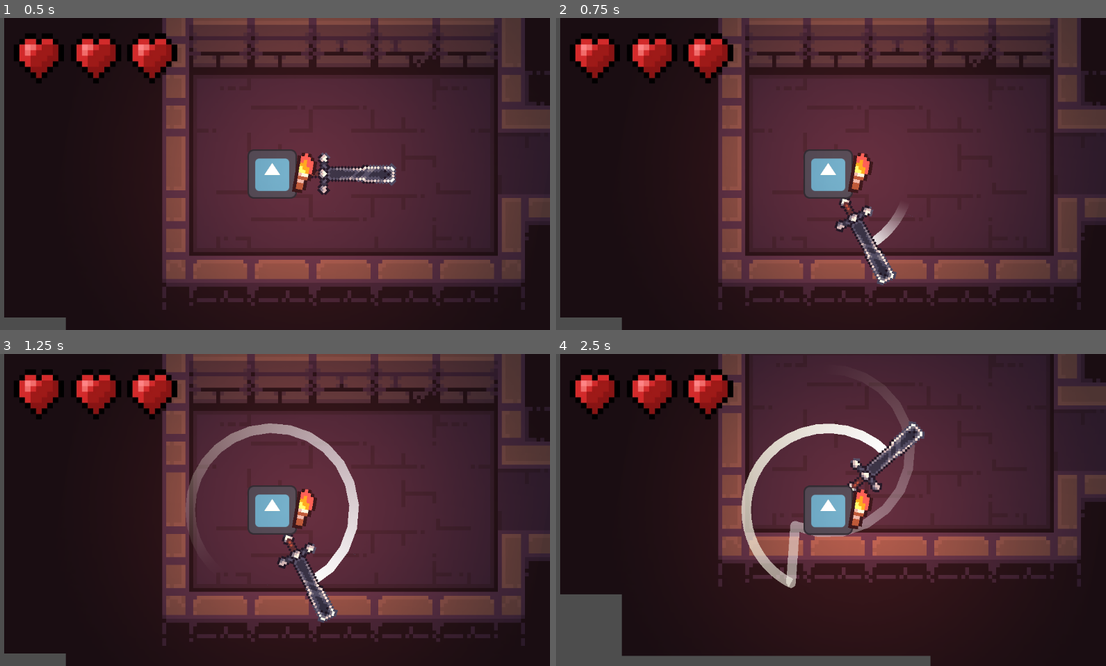
Above: before the commit, frames 1-4 (two rows, left to right).
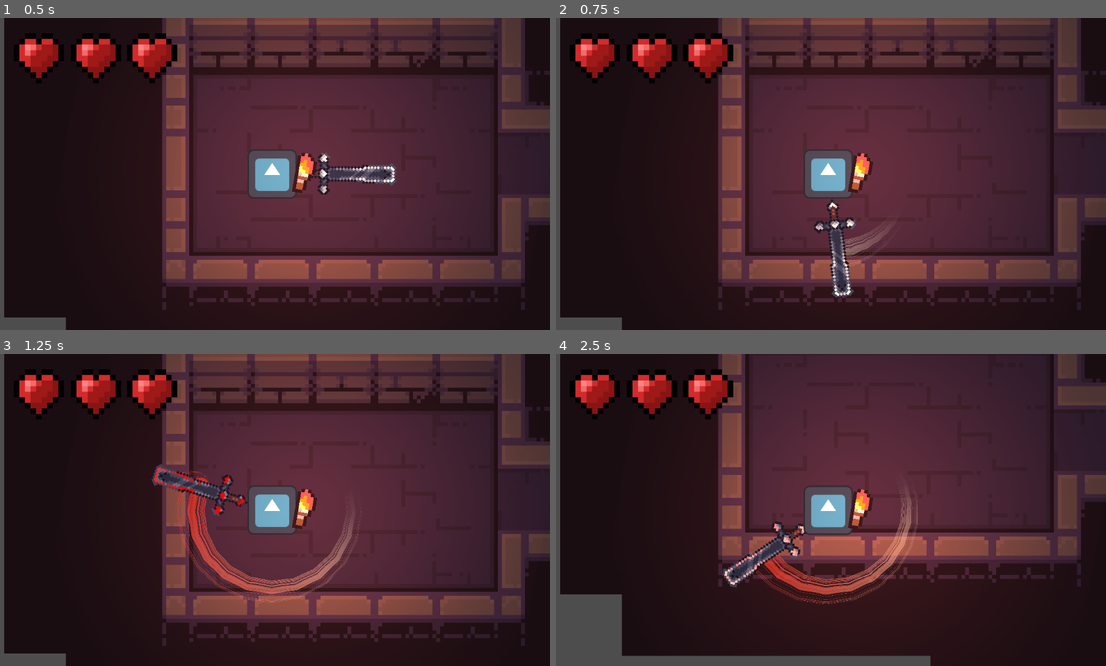
Above: after the commit, the same moments.

Repository: h3ythat/Dungeon-Crawler-Godot-Project2
Game: Godot game, scene res://scene_prototype.tscn
Two runs of this game, one before a commit and one after it. Both use one fixed random seed, a clock stepped at 60 frames per second and the inputs below. The engine's default icon, where the game draws it, is replaced by a stand-in: a white triangle on a blue panel in a dark square.
Inputs:
- Up to frame 1 (0.5 s): no input
- Up to frame 2 (0.75 s): tap Enter at 0.5 s; hold X (rotate_sword_right) from 0.53 s (still down)
- Up to frame 3 (1.25 s): keep holding X (rotate_sword_right)
- Up to frame 4 (2.5 s): release X (rotate_sword_right) at 1.28 s; hold S (Down_Movement) 1.28-2.03 s; hold X (rotate_sword_right) from 2.03 s (still down)

Frame 1 is identical in both runs. In frame 2, 2.1% of the frame differs, in the area x 46-64%, y 57-90%; in frame 3, 5.3%; in frame 4, 5.9%, in the area x 30-68%, y 12-81%.

Commit message:
major update to slash graphics

Diff:
--- a/Player.tscn
+++ b/Player.tscn
@@ -1,12 +1,13 @@
-[gd_scene load_steps=9 format=3 uid="uid://l4mo8lp0e35"]
+[gd_scene load_steps=10 format=3 uid="uid://l4mo8lp0e35"]
 
 [ext_resource type="Texture2D" uid="uid://dp22lios3ma36" path="res://icon.svg" id="1_xhfnw"]
 [ext_resource type="Script" uid="uid://ukheydspwrxd" path="res://sword_script.gd" id="2_dtqjt"]
 [ext_resource type="Script" uid="uid://faorlaxwnvpd" path="res://playermovement.gd" id="2_kpjcp"]
+[ext_resource type="Material" uid="uid://bgi8nw33o2qvc" path="res://weapon_charged_shader.tres" id="3_5ncpa"]
 [ext_resource type="Texture2D" uid="uid://v70g1qkyq3yb" path="res://2D Pixel Dungeon Asset Pack/character and tileset/Dungeon_Tileset.png" id="3_e80uo"]
 [ext_resource type="Texture2D" uid="uid://d4e46teakuer6" path="res://2D Pixel Dungeon Asset Pack/character and tileset/pngtree-black-gradient-radial-gradient-png-image_2274808.jpg" id="4_e80uo"]
 [ext_resource type="PackedScene" uid="uid://b2roflkx7wabn" path="res://UI.tscn" id="5_cxr5p"]
-[ext_resource type="Texture2D" uid="uid://c2ufaj6lqsgvq" path="res://Dungeon-Crawler-Godot-Project/File.png" id="6_tdg3f"]
+[ext_resource type="Texture2D" uid="uid://c2ufaj6lqsgvq" path="res://File.png" id="6_tdg3f"]
 
 [sub_resource type="CircleShape2D" id="CircleShape2D_e80uo"]
 radius = 58.76
@@ -28,8 +29,9 @@
 [node name="Particle point 2" type="Node2D" parent="CharacterBody2D/Node2D"]
 position = Vector2(290.00003, 0)
 
-[node name="Sprite2D2" type="Sprite2D" parent="CharacterBody2D/Node2D"]
+[node name="Sword" type="Sprite2D" parent="CharacterBody2D/Node2D"]
 texture_filter = 1
+material = ExtResource("3_5ncpa")
 position = Vector2(1.2290498, 0.65643084)
 rotation = 2.3661952
 scale = Vector2(6.047713, 6.047713)
--- /dev/null
+++ b/gradient_normal.tres
@@ -0,0 +1,5 @@
+[gd_resource type="Gradient" format=3 uid="uid://bui1i7qmsgeme"]
+
+[resource]
+offsets = PackedFloat32Array(0.30821916, 1)
+colors = PackedColorArray(1, 1, 1, 0, 1, 1, 1, 0.42352942)
--- a/particles.gd
+++ b/particles.gd
@@ -1,25 +1,47 @@
 extends Node2D
 @onready var Line1: Line2D = $Line1
 @onready var Line2: Line2D = $Line2
+var slashd: bool = false
+var attack_active = false
+var prev_rotat
 
+signal weapon_charged
 # Called when the node enters the scene tree for the first time.
 func _ready():
 	$"../Player/CharacterBody2D/Node2D".line1pos.connect(self.line1maker)
 	$"../Player/CharacterBody2D/Node2D".line2pos.connect(self.line2maker)
-
+	$"../Player/CharacterBody2D/Node2D".SLASH.connect(self.slash)
+	$"../Player/CharacterBody2D/Node2D".done_slash.connect(self.dslash)
+	$"../Player/CharacterBody2D/Node2D".attack_not_detected.connect(self.no_attack_input)
+	$"../Player/CharacterBody2D/Node2D".attack_detected.connect(self.attack_input)
 # Called every frame. 'delta' is the elapsed time since the previous frame.
 func _process(delta):
-	pass
-
-func line1maker(lpos: Vector2):
-	print(Line1.points.size())
-	if(Line1.points.size() < 60):
-		Line1.add_point(lpos)
-
-	else:
+	#if(attack_active == false):
+		#Line1.clear_points()
+	if(Line1.points.size() > 20):
 		Line1.remove_point(0)
 		Line1.remove_point(0)
+	if(!slashd):
+		Line1.width = 7+(Line1.width*delta*2)
+
+		Line1.set_gradient(load("res://gradient_normal.tres"))
+		#var cool: Color = Color(1.0, 0.2, 0.153, 0.741)
+#		Line1.gradient.set_color(1, cool)
+
+func line1maker(lpos: Vector2, rotat):
+	print(Line1.points.size())
+	if(prev_rotat == rotat):
+		Line1.remove_point(0)
+	if(Line1.points.size() < 60 && prev_rotat != rotat):
 		Line1.add_point(lpos)
+		prev_rotat = rotat
+	else:
+		if(prev_rotat != rotat):
+			prev_rotat = rotat
+			Line1.remove_point(0)
+			Line1.remove_point(0)
+			Line1.add_point(lpos)
+
 
 func line2maker(lpos: Vector2):
 	print(Line2.points.size())
@@ -30,3 +52,21 @@
 		Line2.remove_point(0)
 		Line2.remove_point(0)
 		Line2.add_point(lpos)
+
+func slash():
+	weapon_charged.emit()
+	slashd = true
+	Line1.set_gradient(load("res://red_grad.tres"))
+func dslash():
+	if(slashd == true):
+		await get_tree().create_timer(.5).timeout
+		slashd = false
+		attack_active = false
+	slashd = false
+	attack_active = false
+func no_attack_input():
+	#attack_active = false
+	Line1.remove_point(0)
+
+func attack_input():
+	attack_active = true
--- a/particles.tscn
+++ b/particles.tscn
@@ -1,21 +1,24 @@
-[gd_scene load_steps=3 format=3 uid="uid://txi1f5gyipgi"]
+[gd_scene load_steps=5 format=3 uid="uid://txi1f5gyipgi"]
 
 [ext_resource type="Script" uid="uid://1ymkb74kmv1e" path="res://particles.gd" id="1_xnif8"]
-
-[sub_resource type="Gradient" id="Gradient_d8etm"]
-offsets = PackedFloat32Array(0.30821916, 1)
-colors = PackedColorArray(1, 1, 1, 0, 1, 1, 1, 1)
+[ext_resource type="Curve" uid="uid://b24tmog2s8jp3" path="res://weapon_curve.tres" id="2_1nvrg"]
+[ext_resource type="Texture2D" uid="uid://dtrm166xhy12s" path="res://image-removebg-preview (12).png" id="3_i1ypt"]
+[ext_resource type="Gradient" uid="uid://c5oj3243ynl0c" path="res://red_grad.tres" id="5_0756t"]
 
 [node name="particles" type="Node2D"]
 script = ExtResource("1_xnif8")
 
 [node name="Line1" type="Line2D" parent="."]
 scale = Vector2(0.9999998, 0.9999998)
-gradient = SubResource("Gradient_d8etm")
+width = 5.0
+width_curve = ExtResource("2_1nvrg")
+gradient = ExtResource("5_0756t")
+texture = ExtResource("3_i1ypt")
+texture_mode = 1
 joint_mode = 2
 
 [node name="Line2" type="Line2D" parent="."]
 visible = false
 scale = Vector2(0.9999998, 0.9999998)
-gradient = SubResource("Gradient_d8etm")
+gradient = ExtResource("5_0756t")
 joint_mode = 2
--- /dev/null
+++ b/red_grad.tres
@@ -0,0 +1,5 @@
+[gd_resource type="Gradient" format=3 uid="uid://c5oj3243ynl0c"]
+
+[resource]
+offsets = PackedFloat32Array(0.36301368, 0.5410959, 0.9931507)
+colors = PackedColorArray(1, 1, 1, 0, 1, 0.7265883, 0.6925535, 0.5944089, 1, 0.24313726, 0.19607843, 0.7411765)
--- /dev/null
+++ b/sword_charged.gdshader
@@ -0,0 +1,35 @@
+shader_type canvas_item;
+
+uniform float progress: hint_range(0.0, 1.0) = 0.1;
+uniform float range: hint_range(0.0, 1.0) = 0.2;
+uniform float blend_strength: hint_range(0.0, 1.0) = 1;
+
+void fragment() {
+    // Get the original texture color
+    vec4 color = texture(TEXTURE, UV);
+
+    // 1. Determine if the current pixel is white-ish
+    // A simple test for whiteness: check if R, G, and B are all high.
+    // dot(color.rgb, vec3(1.0)) / 3.0 gives an average of the color channels.
+    // If it's close to 1.0, it's close to white.
+    float brightness = (color.r + color.g + color.b) / 3.0;
+    float is_white = step(0.7 - range, brightness); // 1.0 if brightness > (1.0 - range), 0.0 otherwise
+
+    // 2. Determine the vertical blend factor
+    // UV.y is 0.0 at the top, 1.0 at the bottom.
+    // We want the blend to start at the bottom (1.0) and decrease towards the top (0.0).
+    // The 'progress' uniform determines the vertical point where the full red color is reached.
+
+    // blend_factor is 1.0 at UV.y = 1.0 (bottom) and 0.0 at UV.y = progress
+    float vertical_blend = smoothstep(progress, 1.0, UV.y);
+
+    // 3. Combine the factors and calculate the new color
+    // The final blend amount is a mix of the vertical position and the whiteness test.
+    float final_blend = vertical_blend * is_white * blend_strength;
+
+    // Create a new red color with the original alpha
+    vec4 red_color = vec4(130.0, 0.0, 0.0, color.a);
+
+    // Mix the original color with the red color
+    COLOR = mix(color, red_color, final_blend);
+}
--- a/sword_script.gd
+++ b/sword_script.gd
@@ -3,15 +3,25 @@
 var rotat
 var new_rotat
 var current_rotat
+@export var shad: ShaderMaterial
+var charged_weapon = false
+
 signal line1pos
 signal line2pos
+signal SLASH
+signal done_slash
+signal attack_not_detected
+signal attack_detected
+
 @onready var point_1: Node2D = $"Particle point 1"
 @onready var point_2: Node2D = $"Particle point 2"
 @onready var Line1: Line2D = $"../Line1"
 @onready var Line2: Line2D = $"../Line2"
+@onready var particle_handler = $"../../../particles"
+
 # Called when the node enters the scene tree for the first time.
 func _ready():
-	pass # Replace with function body.
+	particle_handler.weapon_charged.connect(self.sword_charged_shader)
 
 
 # Called every frame. 'delta' is the elapsed time since the previous frame.
@@ -21,16 +31,19 @@
 		new_rotat = rotat - 3.14159*3
 	if(Input.is_action_pressed("rotate_sword_left")):
 		current_rotat = self.get_rotation()
-		if(rotation_speed < 0.30):
-			rotation_speed = rotation_speed + (0.36*delta)
+		if(rotation_speed < 0.35):
+			rotation_speed = rotation_speed + (0.65*delta)
 		else:
 			print("hungryz")
+			SLASH.emit()
 			print(rotat)
 			print(new_rotat)
 		if(current_rotat > new_rotat):
 			rotate(-1*rotation_speed)
 		if(current_rotat < new_rotat):
 			rotation_speed = 0.05
+			done_slash.emit()
+			charged_weapon = false
 
 	if(Input.is_action_just_pressed("rotate_sword_right")):
 		rotat = self.get_rotation()
@@ -38,25 +51,52 @@
 	if(Input.is_action_pressed("rotate_sword_right")):
 		current_rotat = self.get_rotation()
 		if(rotation_speed < 0.30):
-			rotation_speed = rotation_speed + (0.35*delta)
+			rotation_speed = rotation_speed + (0.65*delta)
 			print(rotation_speed)
 		else:
 			print("hungryz")
+			SLASH.emit()
 			print(rotat)
 			print(new_rotat)
 		if(current_rotat < new_rotat):
 			rotate(rotation_speed)
 		if(current_rotat >= new_rotat):
 			rotation_speed = 0.05
+			done_slash.emit()
+			charged_weapon = false
 	if(Input.is_action_just_released("rotate_sword_left") || Input.is_action_just_released("rotate_sword_right")):
 		rotation_speed = 0.05
-
+		done_slash.emit()
+		charged_weapon = false
+	if(Input.is_action_just_pressed("rotate_sword_left") || Input.is_action_just_pressed("rotate_sword_right")):
+		attack_detected.emit()
 	if(Input.is_action_pressed("rotate_sword_left") || Input.is_action_pressed("rotate_sword_right")):
-		line1pos.emit(point_1.global_position)
-		line2pos.emit(point_2.global_position)
+		line1pos.emit(point_1.global_position, current_rotat)
+		line2pos.emit(point_2.global_position, current_rotat)
+	if(!Input.is_action_pressed("rotate_sword_left") && !Input.is_action_pressed("rotate_sword_right")):
+		attack_not_detected.emit()
 		#print(Line1.points.size())
 		#if(Line1.points.size() < 30):
 			#line1pos.emit(point_1.global_position)
 			#Line1.add_point(point_1.global_position)
 		#else:
 			#Line1.points.remove_at(0)
+
+	if(charged_weapon == true && shad != null):
+		shad.set_shader_parameter("blend_strength", shad.get_shader_parameter("blend_strength")+0.08)
+		print("DRIVING IN MY CAR")
+	else:
+		if(shad != null):
+			while($Sword.material.get_shader_parameter("blend_strength") > 0.1):
+				await get_tree().create_timer(.1).timeout
+				if($Sword.material.get_shader_parameter("blend_strength") >= 0):
+					shad.set_shader_parameter("blend_strength", shad.get_shader_parameter("blend_strength")-0.01)
+				else:
+					shad.set_shader_parameter("blend_strength", -0.1)
+					await get_tree().create_timer(.1).timeout
+					shad.set_shader_parameter("blend_strength", 0)
+func sword_charged_shader():
+	charged_weapon = true
+	shad = $Sword.material
+func sword_decharged():
+	pass
--- /dev/null
+++ b/weapon_charged_shader.tres
@@ -0,0 +1,9 @@
+[gd_resource type="ShaderMaterial" load_steps=2 format=3 uid="uid://bgi8nw33o2qvc"]
+
+[ext_resource type="Shader" uid="uid://cc8nbxa4w4cpm" path="res://sword_charged.gdshader" id="1_pdktd"]
+
+[resource]
+shader = ExtResource("1_pdktd")
+shader_parameter/progress = 0.10000000475
+shader_parameter/range = 0.2
+shader_parameter/blend_strength = 0.0
--- /dev/null
+++ b/weapon_curve.tres
@@ -0,0 +1,6 @@
+[gd_resource type="Curve" format=3 uid="uid://b24tmog2s8jp3"]
+
+[resource]
+_limits = [-723.05, 263.89, -2.2351741e-10, 217.21]
+_data = [Vector2(0.0010326086, 0.99), 0.0, 2466.427, 0, 0, Vector2(0.007, 9), 2466.427, 0.0, 0, 0]
+point_count = 2
Binary file added: abstract-black-white-background-slash-260nw-2095260880.webp
Not shown, added: abstract-black-white-background-slash-260nw-2095260880.webp.import
Binary file added: grungy-grunge-random-diagonal-oblique-slant-lines-rough-distress-texture-slash-slit-vector-illustration-2D1DEAP.jpg
Not shown, added: grungy-grunge-random-diagonal-oblique-slant-lines-rough-distress-texture-slash-slit-vector-illustration-2D1DEAP.jpg.import
Binary file added: image-removebg-preview (12).png
Not shown, added: image-removebg-preview (12).png.import
Not shown, added: sword_charged.gdshader.uid
